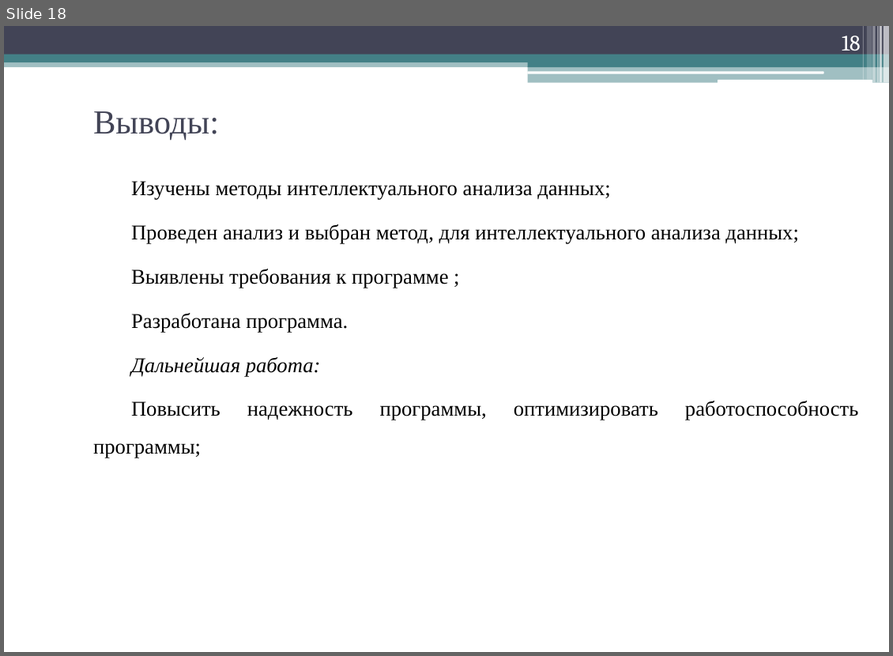
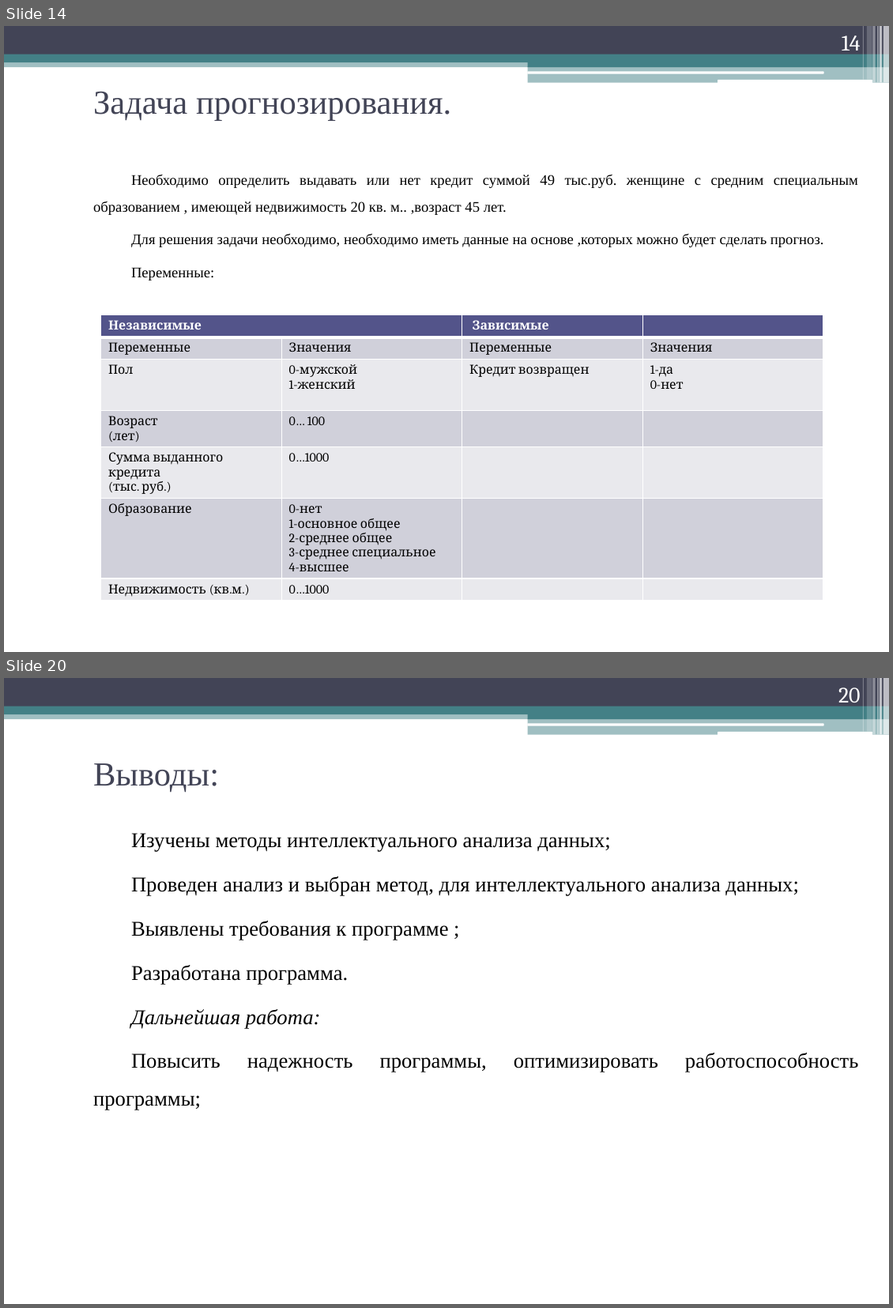
Before and after one commit to geper/DOC_decision_trees, a slide deck: Prezent.pptx. Shown one above the other, each under a label of ours: slide 18 before the commit, slides 14 and 20 after it; the slides between them are not shown. The pictures are 893x656 and 893x1308 pixels, drawn with LibreOffice and Linux fonts; fonts in the diff are those of the drawing. Boxes give left, top, right and bottom in pixels: in the first picture for what was removed or moved away, otherwise in the second. Text is boxed around its words. In the diff, an @@ line names an element or a change of style, - is before the commit and + after.

```diff
--- a/Prezent.pptx
+++ b/Prezent.pptx
@@ slide 14 added at (4, 26, 889, 652), background #FFFFFF; not listed: 13 template elements that a slide beside it also shows @@
@@ page number added at (841, 35, 860, 55), 21 pt, text #FFFFFF @@
+14
@@ title added at (93, 92, 451, 120), 32 pt, text #424456 @@
+Задача прогнозирования.
@@ text added at (93, 174, 858, 280), 14 pt, text #000000 @@
+Необходимо определить выдавать или нет кредит суммой 49 тыс.руб. женщине с средним специальным образованием , имеющей недвижимость 20 кв. м.. ,возраст 45 лет.
+Для решения задачи необходимо, необходимо иметь данные на основе ,которых можно будет сделать прогноз.
+Переменные:
@@ table added at (101, 315, 825, 600), 7 rows, 4 columns @@
+Независимые |  | Зависимые | 
+Переменные | Значения | Переменные | Значения
+Пол | 0-мужской / 1-женский | Кредит возвращен | 1-да / 0-нет
+Возраст / (лет) | 0… 100 |  | 
+Сумма выданного кредита / (тыс. руб.) | 0…1000 |  | 
+Образование | 0-нет / 1-основное общее / 2-среднее общее / 3-среднее специальное / 4-высшее |  | 
+Недвижимость (кв.м.) | 0…1000 |  | 
@@ what was slide 18 is now slide 20 @@
@@ page number at (838, 687, 860, 707): text changed @@
-18
+20
```
Also in this commit, not shown: 8 slides changed, 1 other slide added, 2 other files.
